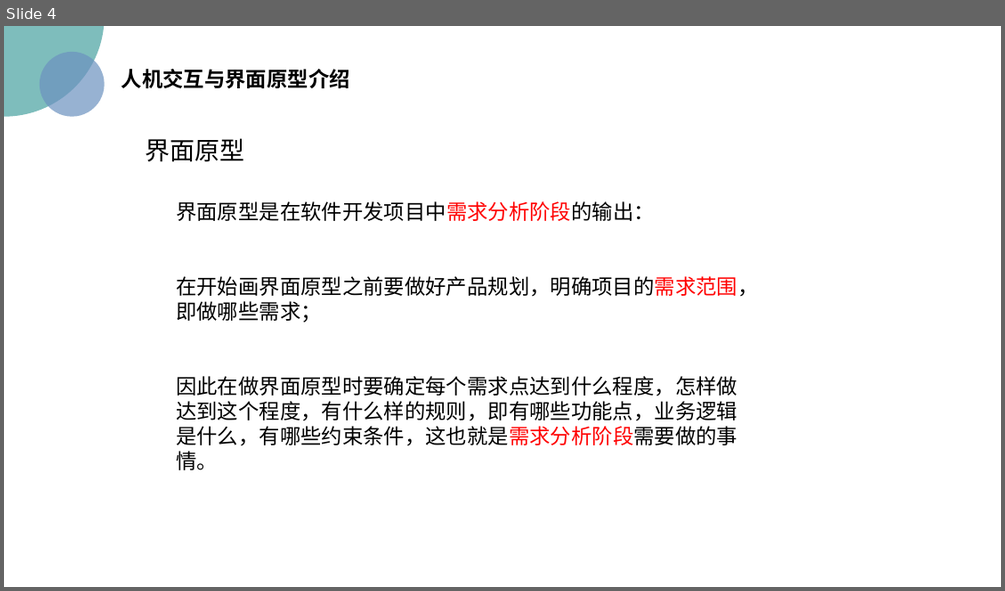
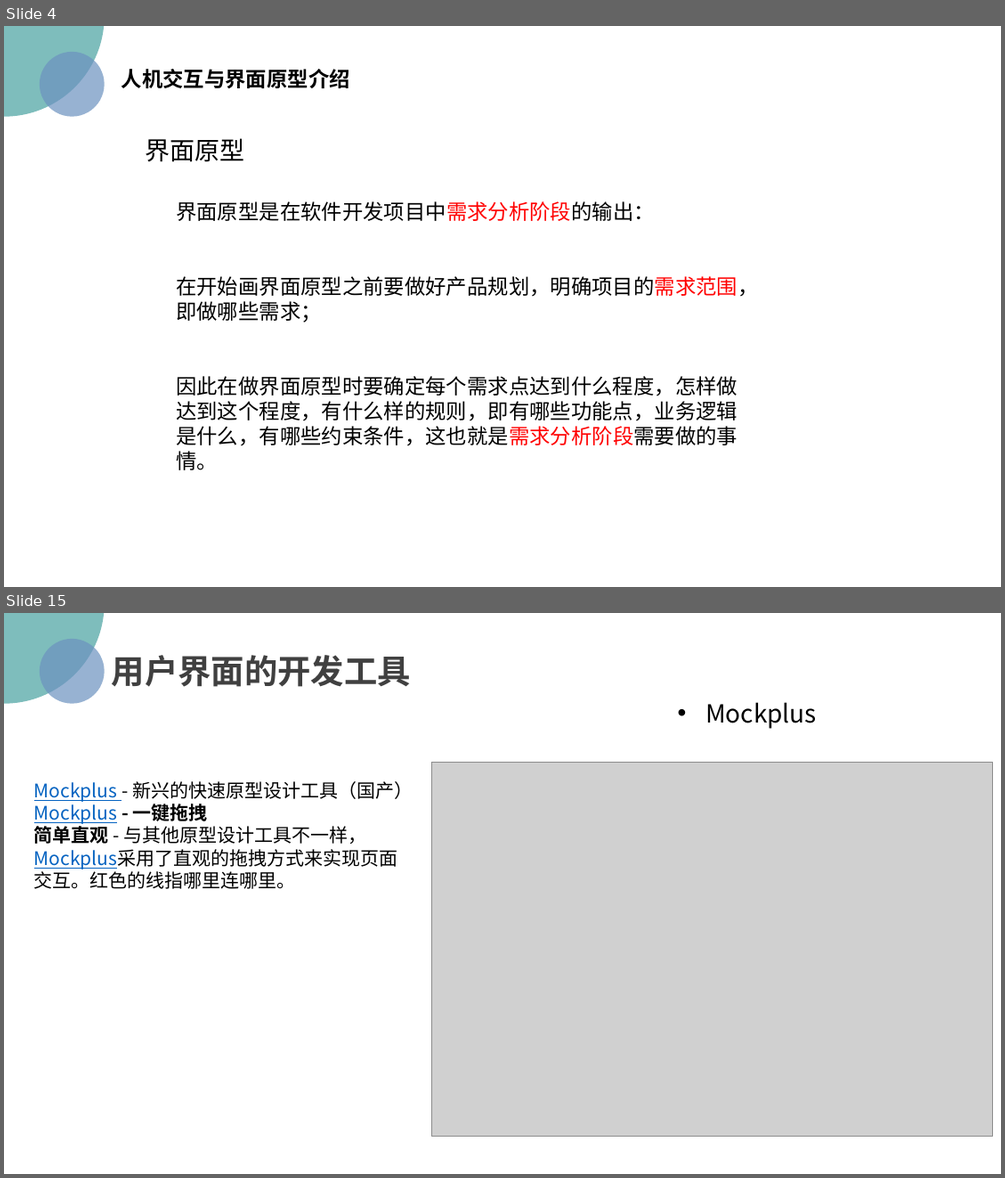
Before and after one commit to PRD2018/PRD2018-G15, a slide deck: 2018-11-4/UML基础2—吕迪部分.pptx. Shown one above the other, each under a label of ours: slide 4 before the commit, slides 4 and 15 after it; the slides between them are not shown. The pictures are 1005x591 and 1005x1178 pixels, drawn with LibreOffice and Linux fonts; fonts in the diff are those of the drawing; grey boxes stand for pictures; background and template pictures are left out. Boxes give left, top, right and bottom in pixels: in the first picture for what was removed or moved away, otherwise in the second. Text is boxed around its words. In the diff, an @@ line names an element or a change of style, - is before the commit and + after.

```diff
--- a/2018-11-4/UML基础2—吕迪部分.pptx
+++ b/2018-11-4/UML基础2—吕迪部分.pptx
@@ slide 15 added at (4, 613, 1001, 1174), background picture (left out) @@
@@ ellipse added at (4, 613, 105, 704), fill #48A2A0 at 70% opacity @@
@@ ellipse added at (39, 639, 105, 704), fill #6C92C0 at 70% opacity @@
@@ text added at (112, 655, 411, 687), 32 pt, text #404040, bold @@
+用户界面的开发工具
@@ text added at (705, 702, 817, 729), 24 pt, text #000000 @@
+• Mockplus
@@ picture added at (432, 762, 993, 1135) @@
@@ text added at (34, 781, 413, 889), 18 pt, text #000000 @@
+Mockplus - 新兴的快速原型设计工具（国产）Mockplus - 一键拖拽
+简单直观 - 与其他原型设计工具不一样，Mockplus采用了直观的拖拽方式来实现页面交互。红色的线指哪里连哪里。
```
Also in this commit, not shown: 1 slide changed, 29 other slides added, 1 other file.
